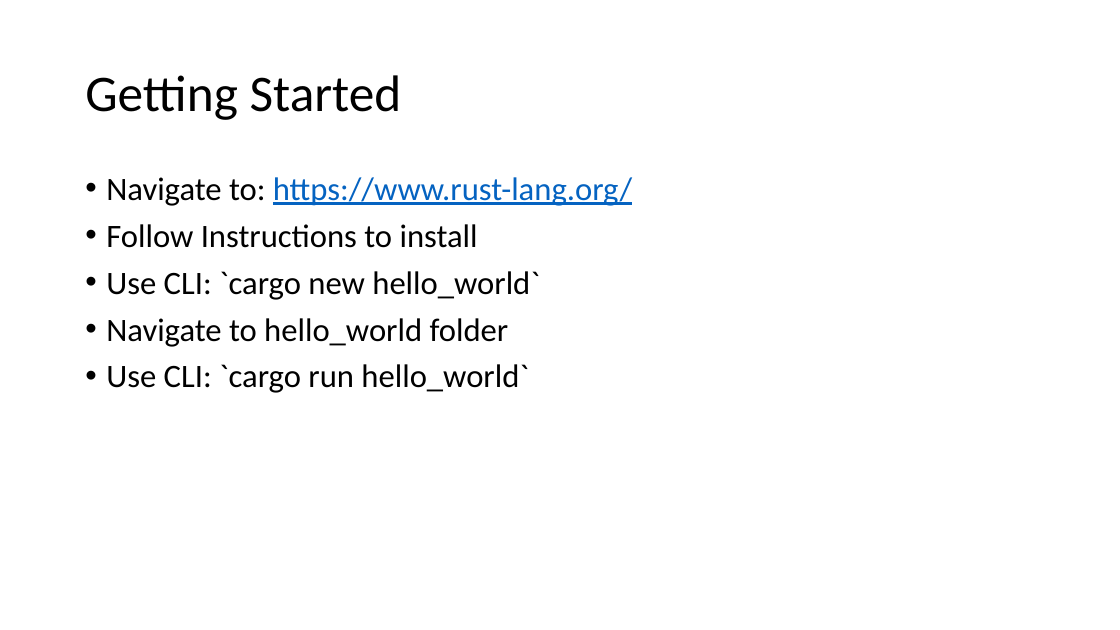
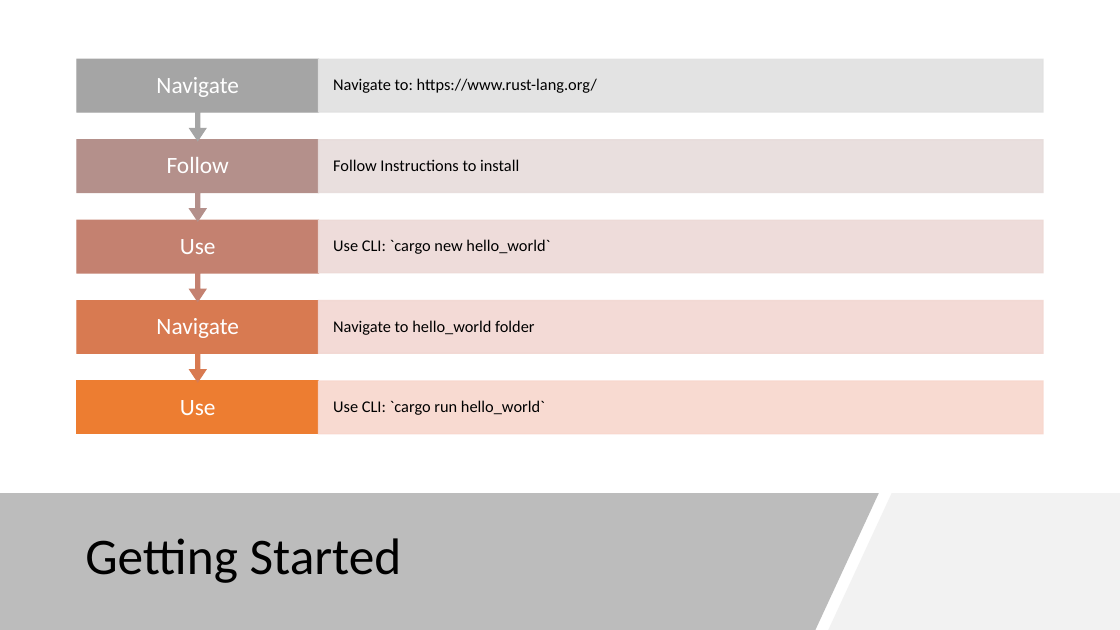
Before and after one commit to ProgrammerAL/Presentations-2019, a slide deck: slide 11 of 09-04 - Making the Case for Rust/Making the Case for Rust.pptx. Drawn at 1120x630 pixels with LibreOffice and Linux fonts; fonts in the diff are those of the drawing. Boxes give left, top, right and bottom in pixels: in the first picture for what was removed or moved away, otherwise in the second. Text is boxed around its words. In the diff, an @@ line names an element or a change of style, - is before the commit and + after.

```diff
--- a/09-04 - Making the Case for Rust/Making the Case for Rust.pptx
+++ b/09-04 - Making the Case for Rust/Making the Case for Rust.pptx
@@ group added at [77,60,1043,434]: 10 texts, 6 rectangles, 4 up arrow callouts @@
+Use
+Use CLI: `cargo run hello_world`
+Navigate
+Navigate to hello_world folder
+Use
+Use CLI: `cargo new hello_world`
+Follow
+Follow Instructions to install
+Navigate
+Navigate to: https://www.rust-lang.org/
@@ text removed at [106,177,632,393] @@
-• Navigate to: https://www.rust-lang.org/
-• Follow Instructions to install
-• Use CLI: `cargo new hello_world`
-• Navigate to hello_world folder
-• Use CLI: `cargo run hello_world`
@@ freeform shape added at [0,493,879,630], fill #595959 at 40% opacity @@
@@ title "Getting Started": place and size @@
-title "Getting Started" at [85,75,402,120]
+title "Getting Started" at [85,538,402,583]
@@ freeform shape added at [828,493,1120,630], fill #F2F2F2 @@
```
Also in this commit, not shown: 17 other slides changed, 1 other file.
